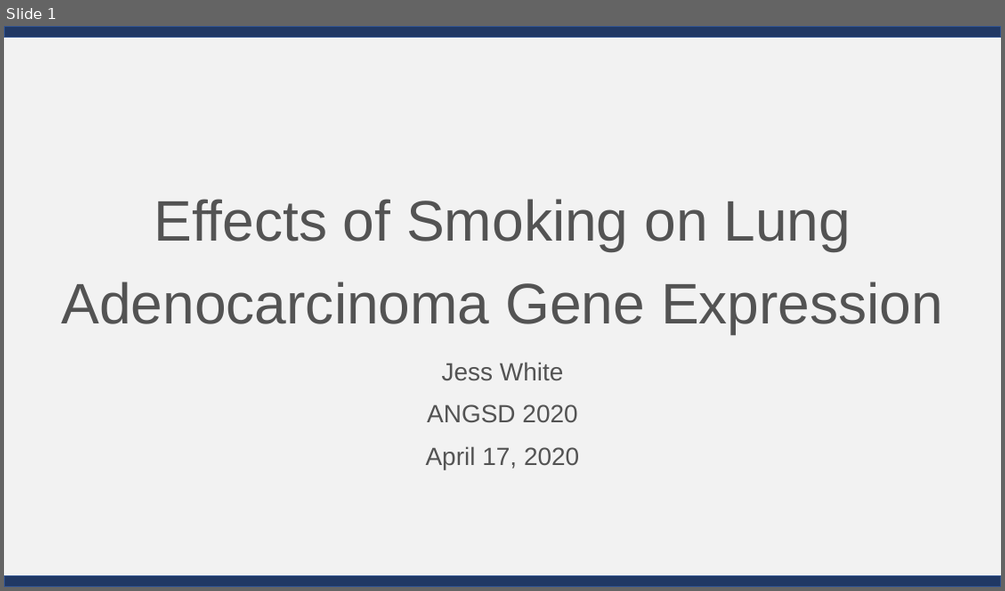
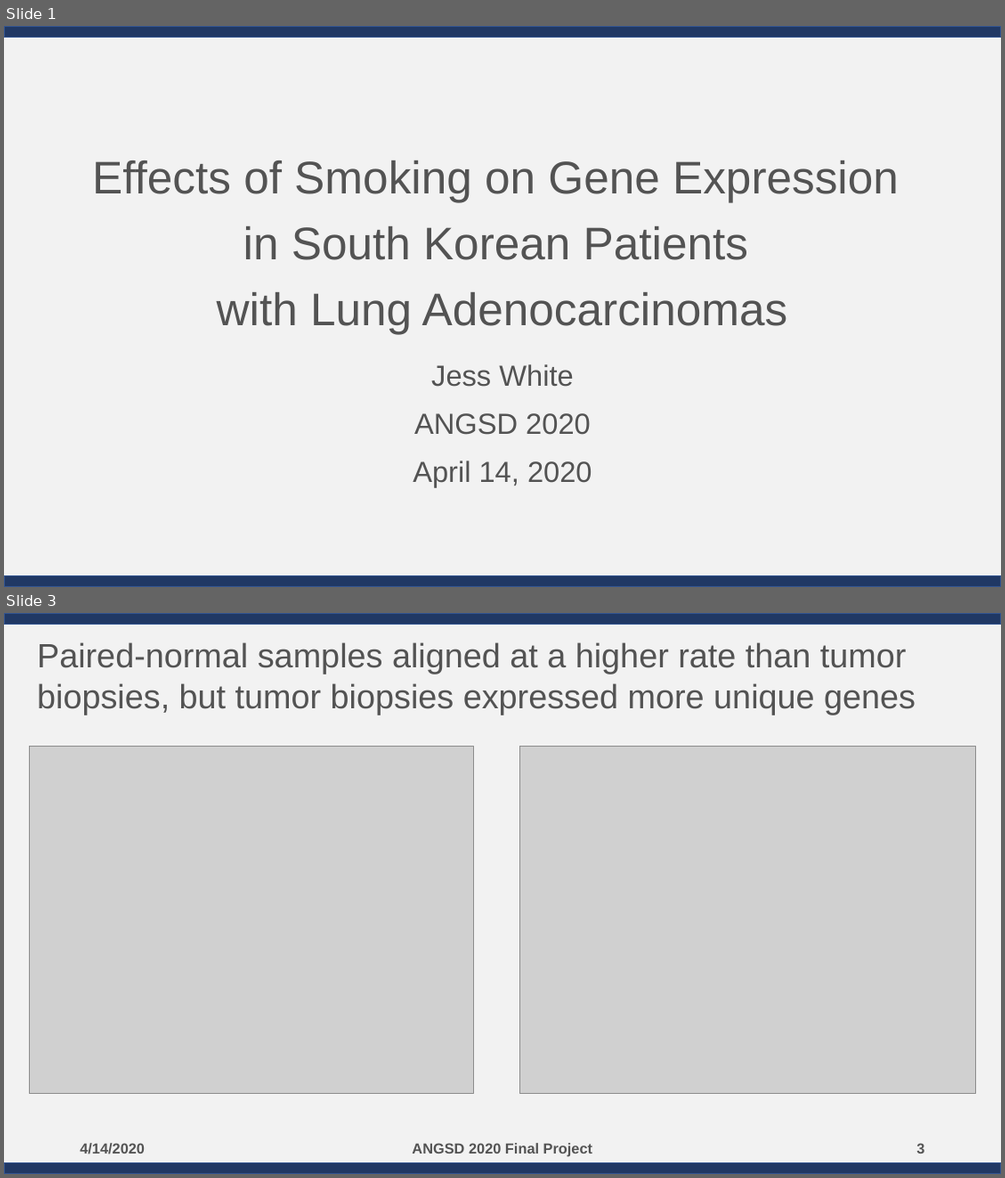
Before and after one commit to jessicaw9910/ANGSD, a slide deck: White_Final Presentation_2020.04.13.pptx. Shown one above the other, each under a label of ours: slide 1 before the commit, slides 1 and 3 after it; the slides between them are not shown. The pictures are 1005x591 and 1005x1178 pixels, drawn with LibreOffice and Linux fonts; fonts in the diff are those of the drawing; grey boxes stand for pictures. Boxes give left, top, right and bottom in pixels: in the first picture for what was removed or moved away, otherwise in the second. Text is boxed around its words. In the diff, an @@ line names an element or a change of style, - is before the commit and + after.

Commit message:
final project upload

```diff
--- a/White_Final Presentation_2020.04.13.pptx
+++ b/White_Final Presentation_2020.04.13.pptx
@@ slide 3 added at box(4, 613, 1001, 1174), background #FFFFFF; not listed: 3 template elements that a slide beside it also shows @@
@@ title added at box(37, 642, 915, 714), 32.4 pt, text #525252 @@
+Paired-normal samples aligned at a higher rate than tumor biopsies, but tumor biopsies expressed more unique genes
@@ picture added at box(30, 747, 474, 1094) @@
@@ picture added at box(520, 747, 975, 1094) @@
@@ text added at box(80, 1143, 145, 1154), 14 pt, text #525252, bold @@
+4/14/2020
@@ text added at box(412, 1143, 592, 1156), 14 pt, text #525252, bold @@
+ANGSD 2020 Final Project
@@ page number added at box(916, 1143, 924, 1153), 14 pt, text #525252, bold @@
+3
@@ slide 1 changed as well @@
@@ title at box(92, 160, 898, 334): text changed; size 55 to 44 pt @@
-Effects of Smoking on Lung Adenocarcinoma Gene Expression
+Effects of Smoking on Gene Expression
+in South Korean Patients
+with Lung Adenocarcinomas
@@ subtitle at box(414, 364, 591, 435): size 24 to 28 pt in "Jess White", "ANGSD 2020" @@
@@ subtitle at box(413, 460, 592, 487): text changed; size 24 to 28 pt @@
-April 17, 2020
+April 14, 2020
```
Also in this commit, not shown: 5 other slides added, 7 slides removed, 12 other files.
